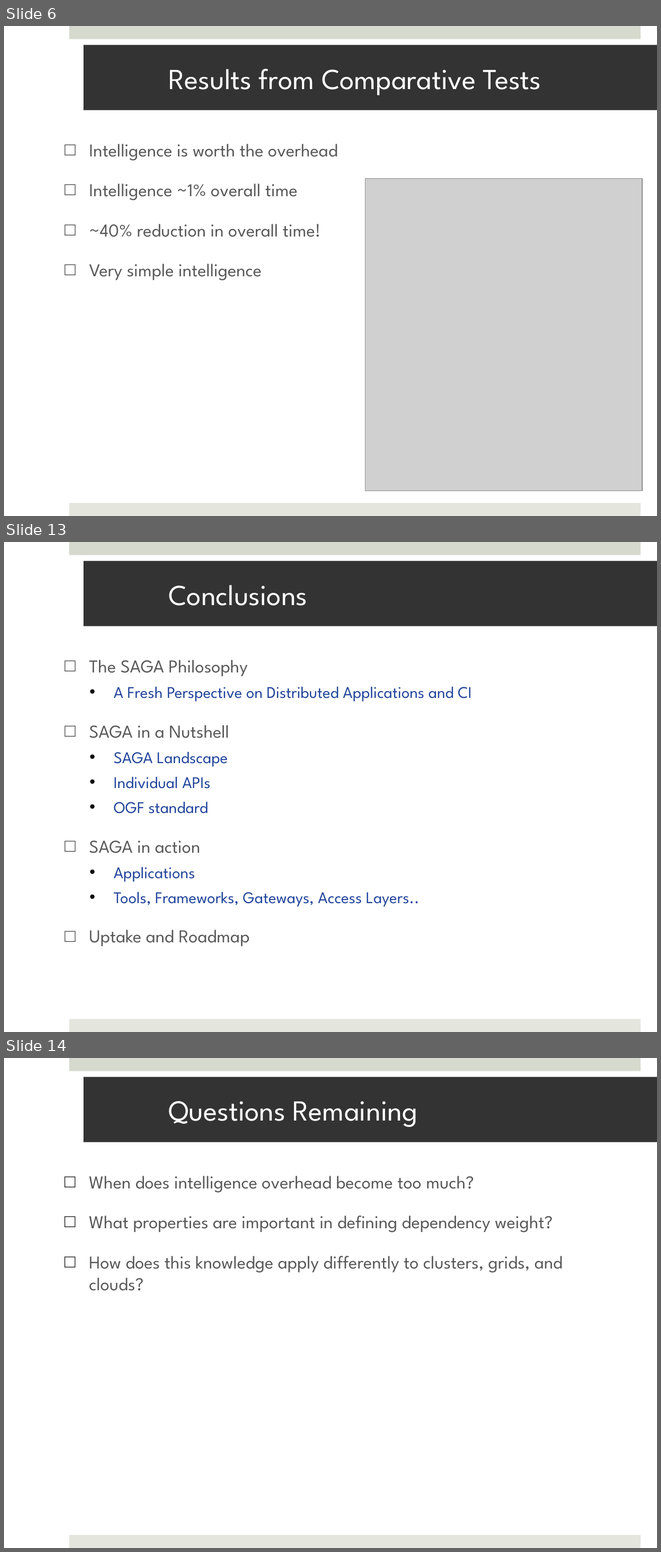
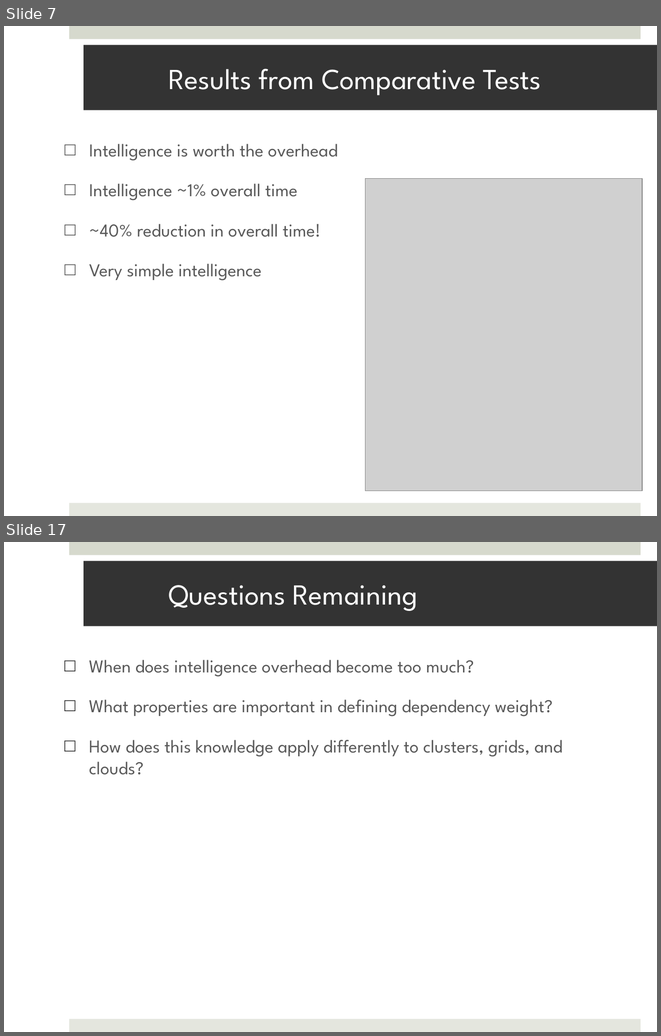
Before and after one commit to saga-project/saga-cpp-legacy-projects, a slide deck: papers/data_intensive/eScience09/RoyalSocietyPresentation.pptx. Shown one above the other, each under a label of ours: slides 6, 13 and 14 before the commit, slides 7 and 17 after it; the slides between them are not shown. The pictures are 661x1552 and 661x1036 pixels, drawn with LibreOffice and Linux fonts; fonts in the diff are those of the drawing; grey boxes stand for pictures; background and template pictures are left out. Boxes give left, top, right and bottom in pixels: in the first picture for what was removed or moved away, otherwise in the second. Text is boxed around its words. In the diff, an @@ line names an element or a change of style, - is before the commit and + after.

```diff
--- a/papers/data_intensive/eScience09/RoyalSocietyPresentation.pptx
+++ b/papers/data_intensive/eScience09/RoyalSocietyPresentation.pptx
@@ slide 13 removed at [4, 542, 657, 1032], background #FFFFFF; not listed: 2 template elements that a slide beside it also shows @@
@@ title removed at [84, 561, 657, 626] @@
-Conclusions
@@ text removed at [89, 660, 471, 946] @@
-□ The SAGA Philosophy
-  • A Fresh Perspective on Distributed Applications and CI
-□ SAGA in a Nutshell
-  • SAGA Landscape
-  • Individual APIs
-  • OGF standard
-□ SAGA in action
-  • Applications
-  • Tools, Frameworks, Gateways, Access Layers..
-□ Uptake and Roadmap
@@ what was slide 6 is now slide 7 @@
@@ what was slide 14 is now slide 17 @@
```
Also in this commit, not shown: 8 slides changed, 5 slides added, 1 other slide removed, 1 other file.
